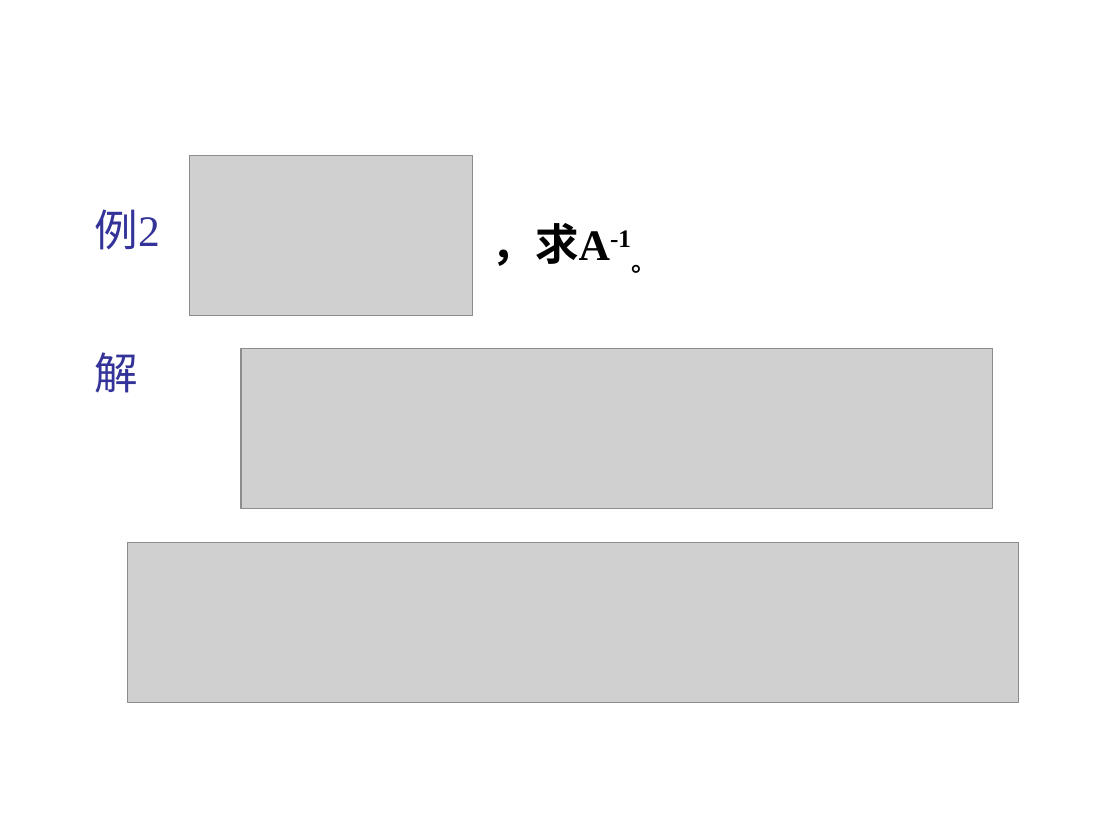
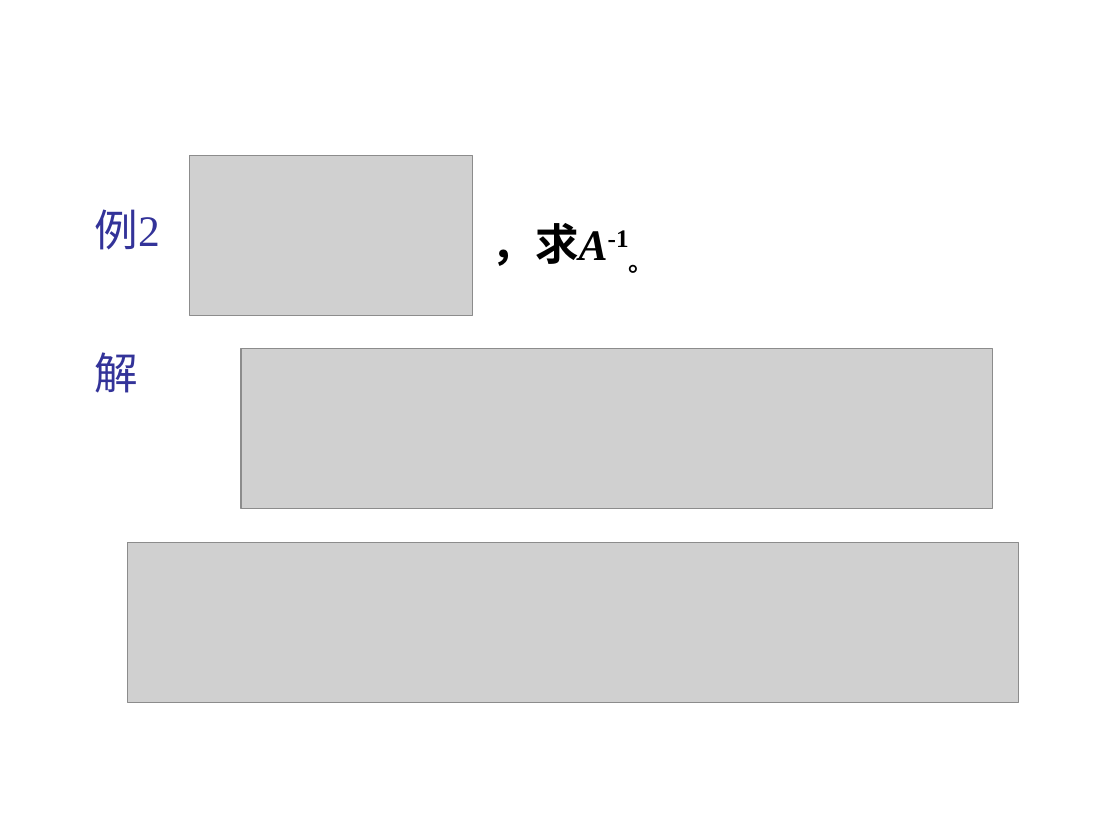
Before and after one commit to zhangbiaomath/zhangbiaomath.github.io, a slide deck: slide 81 of teaching/gaodai/ch4/高等代数第4章-矩阵.pptx. Drawn at 1120x840 pixels with LibreOffice and Linux fonts; fonts in the diff are those of the drawing; grey boxes stand for pictures. Boxes give left, top, right and bottom in pixels: in the first picture for what was removed or moved away, otherwise in the second. Text is boxed around its words. In the diff, an @@ line names an element or a change of style, - is before the commit and + after.

```diff
--- a/teaching/gaodai/ch4/高等代数第4章-矩阵.pptx
+++ b/teaching/gaodai/ch4/高等代数第4章-矩阵.pptx
@@ text "，求A-1。" at [492, 223, 654, 273]: italic on in "，求A-1。" @@
```
Also in this commit, not shown: 2 other files.
